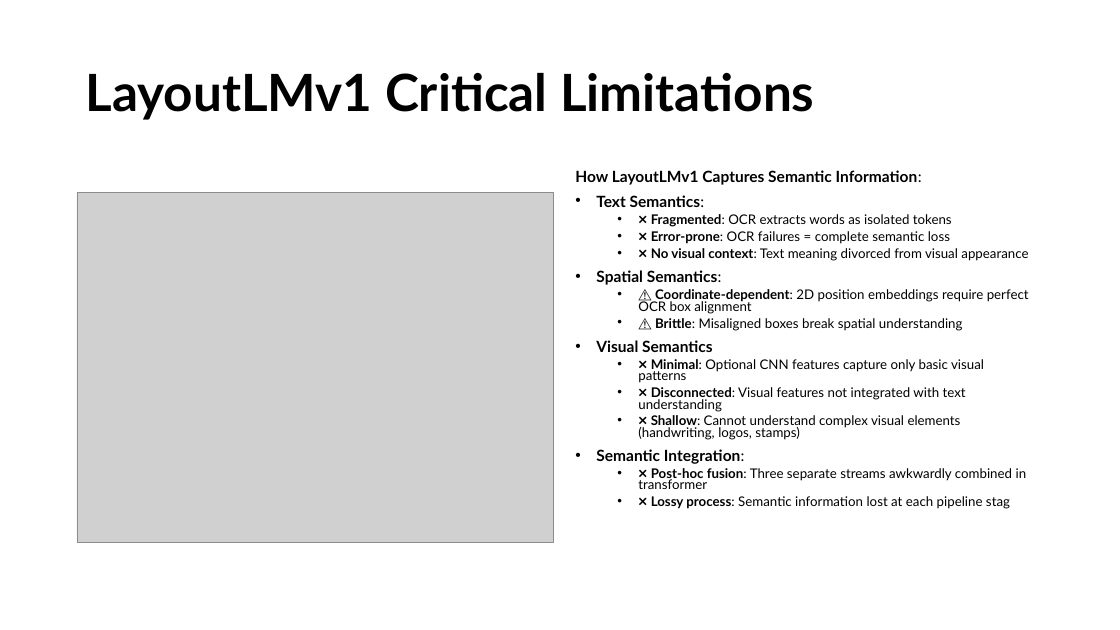
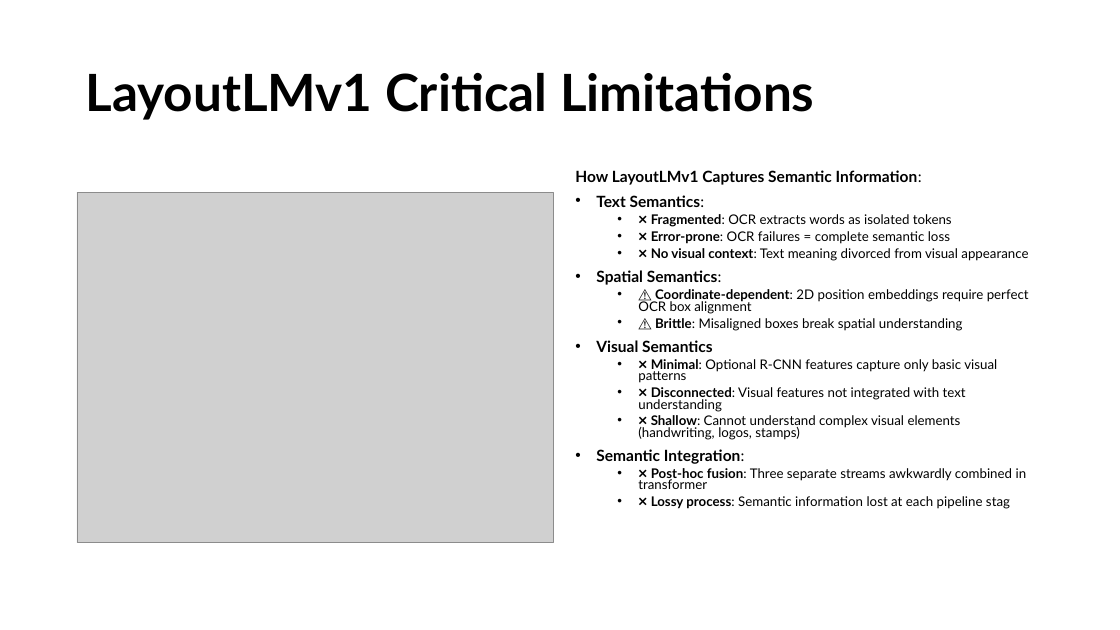
Before and after one commit to tmnestor/unified_vision_processor_minimal, a slide deck: slide 5 of presentation_materials/vision_transformers.pptx. Drawn at 1120x630 pixels with LibreOffice and Linux fonts; fonts in the diff are those of the drawing; grey boxes stand for pictures. Boxes give left, top, right and bottom in pixels: in the first picture for what was removed or moved away, otherwise in the second. Text is boxed around its words. In the diff, an @@ line names an element or a change of style, - is before the commit and + after.

```diff
--- a/presentation_materials/vision_transformers.pptx
+++ b/presentation_materials/vision_transformers.pptx
@@ text at box(638, 359, 997, 383): text changed @@
-  • ❌ Minimal: Optional CNN features capture only basic visual patterns
+  • ❌ Minimal: Optional R-CNN features capture only basic visual patterns
```
Also in this commit, not shown: 2 other slides changed, 14 slides added, 6 slides removed, 1 other file.
